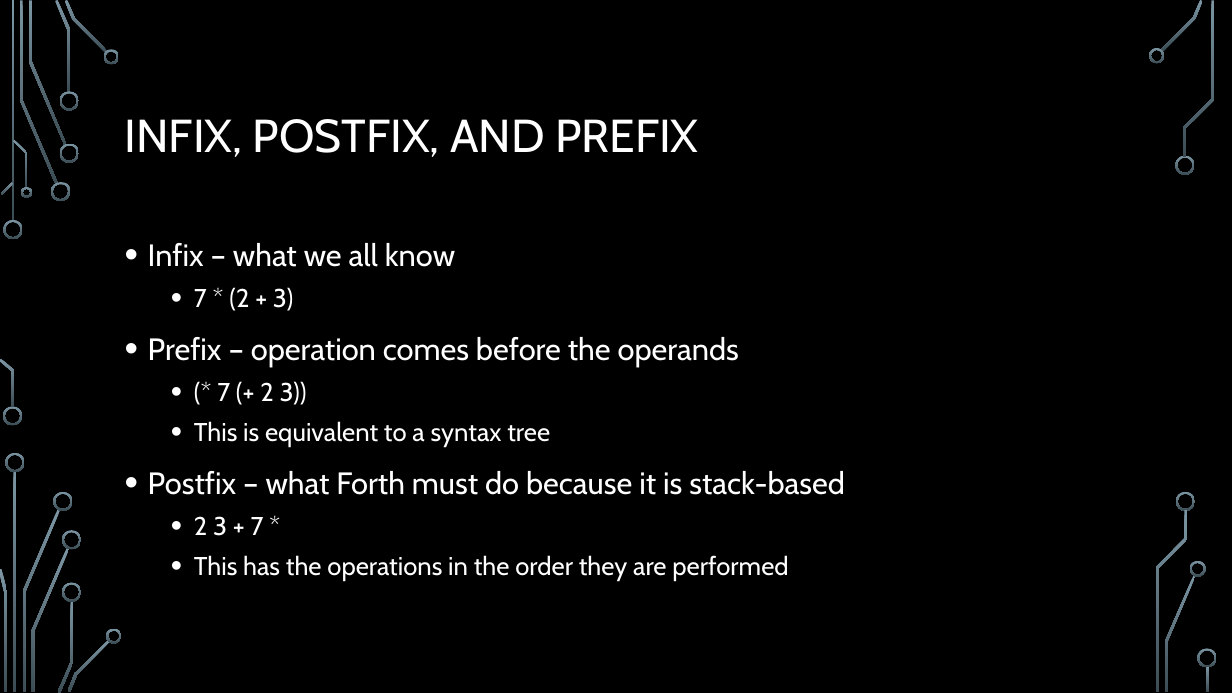
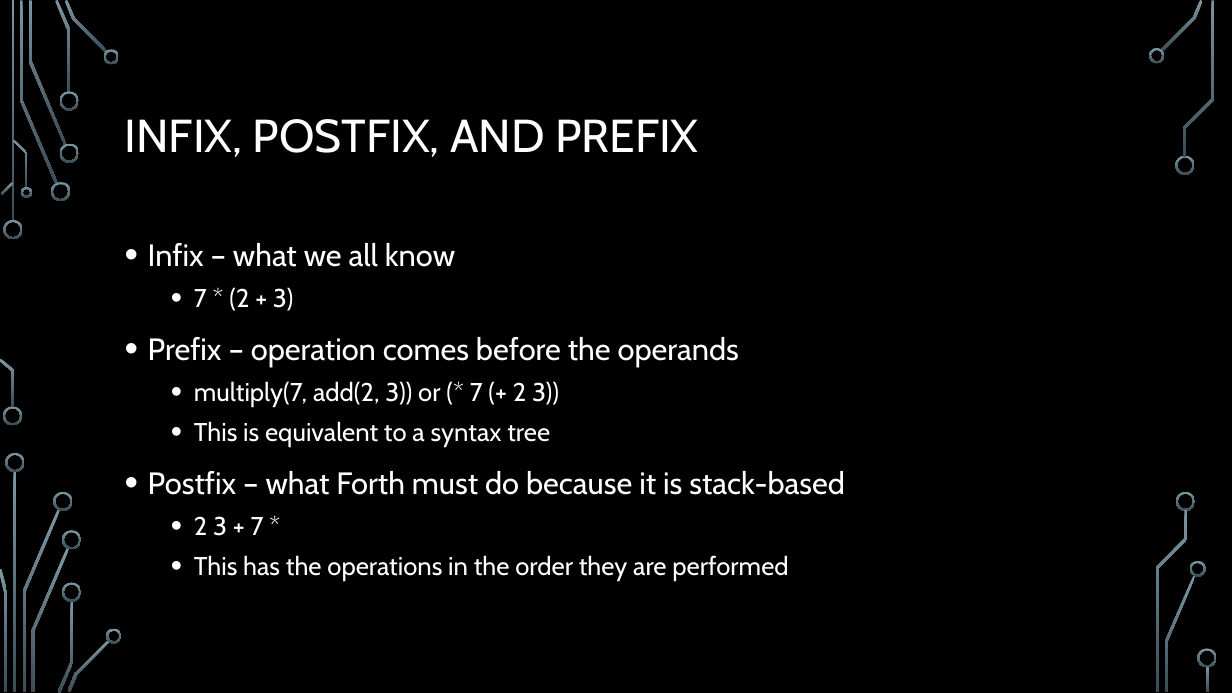
Before and after one commit to djohn833/forth-presentation, a slide deck: slide 19 of presentation/Intro to Forth.pptx (slide 18 before the commit). Drawn at 1232x693 pixels with LibreOffice and Linux fonts; fonts in the diff are those of the drawing; background and template pictures are left out. Boxes give left, top, right and bottom in pixels: in the first picture for what was removed or moved away, otherwise in the second. Text is boxed around its words. In the diff, an @@ line names an element or a change of style, - is before the commit and + after.

```diff
--- a/presentation/Intro to Forth.pptx
+++ b/presentation/Intro to Forth.pptx
@@ text at <box>194,381,559,407</box>: text changed @@
-  • (* 7 (+ 2 3))
+  • multiply(7, add(2, 3)) or (* 7 (+ 2 3))
```
Also in this commit, not shown: 5 other slides changed, 1 slide added, 3 other files.
